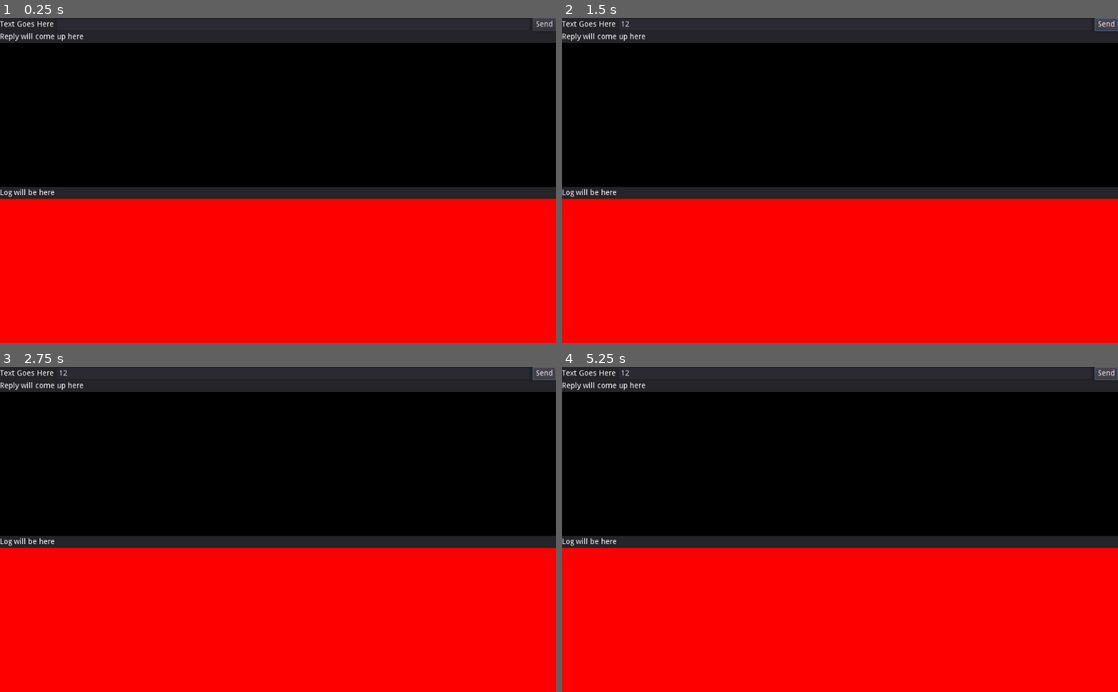
Above: before the commit, frames 1-4 (two rows, left to right).
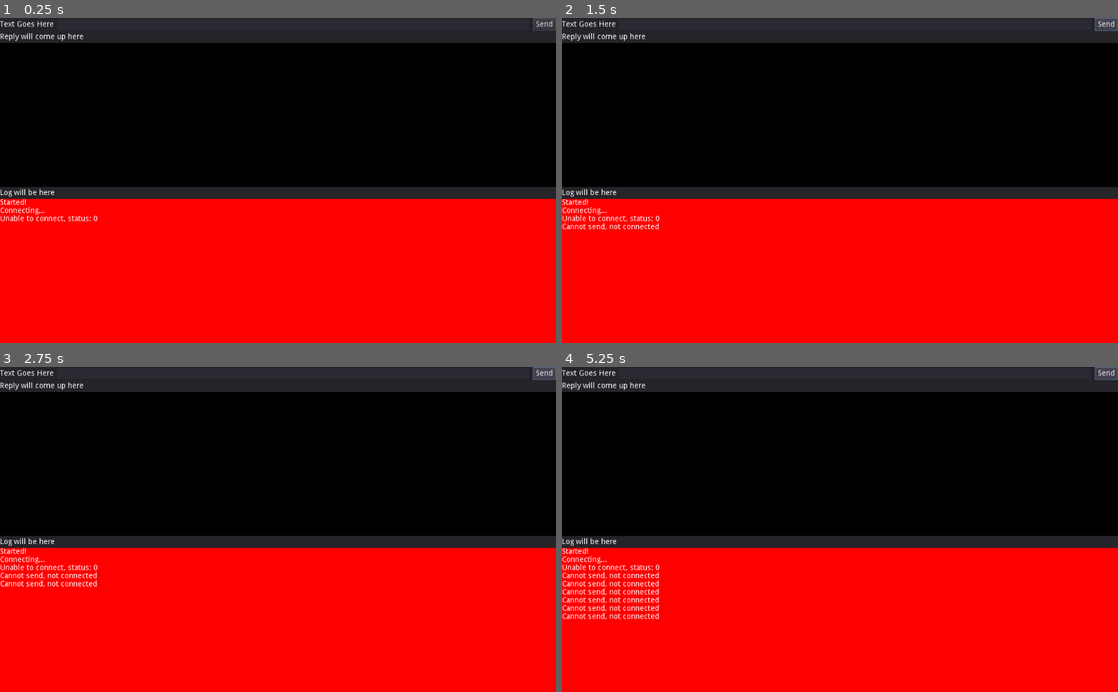
Above: after the commit, the same moments.

Repository: Faless/godot-websocket-demo
Game: Godot game, scene res://Main.tscn
Two runs of this game, one before a commit and one after it. Both use one fixed random seed, a clock stepped at 60 frames per second and the inputs below.
Inputs (mouse positions are in pixels of both pictures, inside the frame that each line leads up to):
- Up to frame 1 (0.25 s): no input
- Up to frame 2 (1.5 s): click (856, 24) at 0.52 s; type "12" at 0.6 s; click "Send" at 1.25 s
- Up to frame 3 (2.75 s): click "Send" at 2 s
- Up to frame 4 (5.25 s): click "Send" at 2.75 s; tap Enter at 3.5, 5 s; tap Space at 4.25 s

The runs differ from the first frame. In frame 1, 0.3% of the frame differs, in the area x 0-18%, y 55-63%; in frame 2, 0.5%; in frame 3, 0.6%; in frame 4, 1.3%, in the area x 0-18%, y 0-78%.
Error before the commit: Parse Error: At "bytes2var()" call, argument 1. The passed argument's type (String) doesn't match the function's expected argument type (PoolByteArray). (res:/…

Commit message:
Small fix

Diff:
--- a/HTML5_Websocket/Main.gd
+++ b/HTML5_Websocket/Main.gd
@@ -19,7 +19,7 @@
 			_log("Connected!")
 			peer.set_stream_peer(tcp)
 			_conn = true
-			peer.put_packet(bytes2var("First UTF-8 message: Það fer nú að verða verra ferðaveðrið"))
+			peer.put_packet(var2bytes("First UTF-8 message: Það fer nú að verða verra ferðaveðrið"))
 		if peer.get_available_packet_count() > 0:
 			var pkt = peer.get_packet()
 			_output("Got packet: " + str(Array(pkt)))
